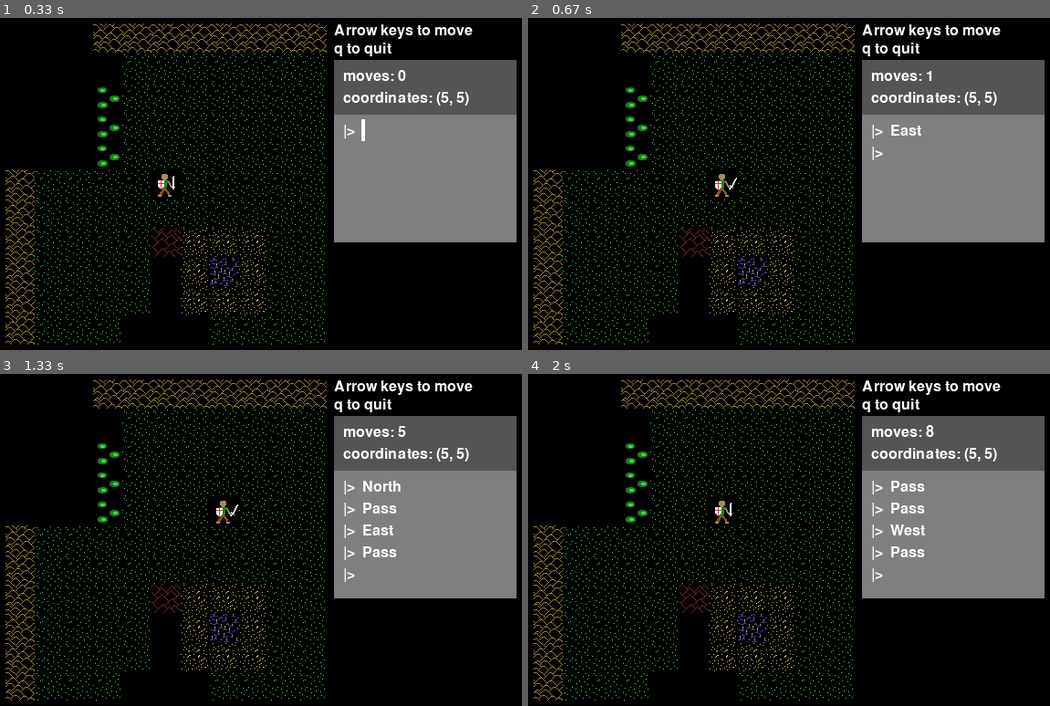
Above: before the commit, frames 1-4 (two rows, left to right).
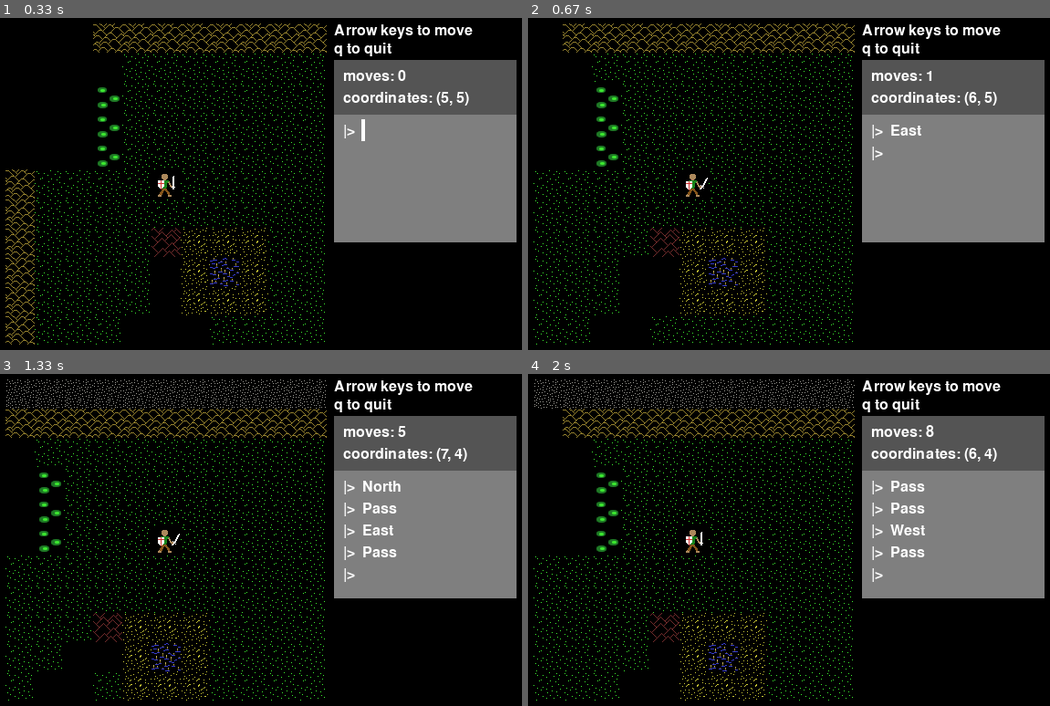
Above: after the commit, the same moments.

Repository: josh-reynolds/Python
Game: pygame game, started from pygame/nulltima/demo.py
The game is run twice, just before and just after one commit, with the same random seed, the same clock (stepped at 60 frames per second) and the same inputs.
Inputs:
- Up to frame 1 (0.33 s): no input
- Up to frame 2 (0.67 s): hold Right from 0.33 s (still down)
- Up to frame 3 (1.33 s): release Right at 0.8 s; hold Up 0.83-1.13 s; tap Space at 0.9, 1.23 s; hold Right from 1.17 s (still down)
- Up to frame 4 (2 s): tap Space at 1.53, 1.73 s; release Right at 1.63 s; hold Left from 1.67 s (still down)

Frame 1 is identical in both runs. In frame 2, 2.5% of the frame differs, in the area x 1-86%, y 1-99%; in frame 3, 5.0%, in the area x 1-90%, y 1-99%; in frame 4, 4.7%.

Commit message:
Added Grid.recenter() - functionality restored

Diff:
--- a/pygame/nulltima/game.py
+++ b/pygame/nulltima/game.py
@@ -218,6 +218,7 @@
                 monster.think()
             if self.console:
                 self.console.add(self.last_move)
+            self.grid.recenter()
             return True
         return False
 
--- a/pygame/nulltima/grid.py
+++ b/pygame/nulltima/grid.py
@@ -132,16 +132,9 @@
                 self.cell_width,
                 self.cell_height)
 
-    def move(self, dx, dy):
-        if self.can_move(dx, dy):
-            self.offset = self.offset[0] + dx, self.offset[1] + dy
-
-    def can_move(self, dx, dy):
-        grid_coordinate = (self.center[0] + dx, self.center[1] + dy)
-        passable = self[grid_coordinate][1]
-        vacant = self.is_vacant(self.to_world(grid_coordinate))
-
-        return passable and vacant
+    def recenter(self):
+        self.offset = (Game.level.player.pos[0] - self.center[0],
+                       Game.level.player.pos[1] - self.center[1])
 
     def is_vacant(self, coordinate):
         for monster in Game.level.monsters:
